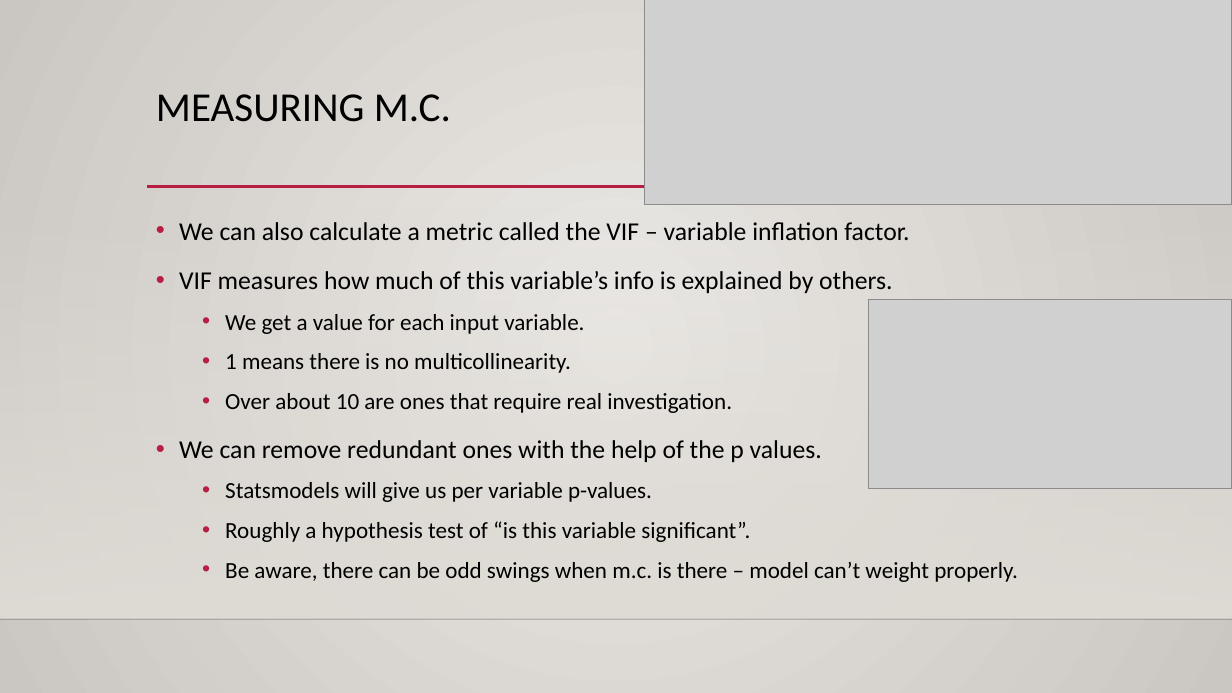
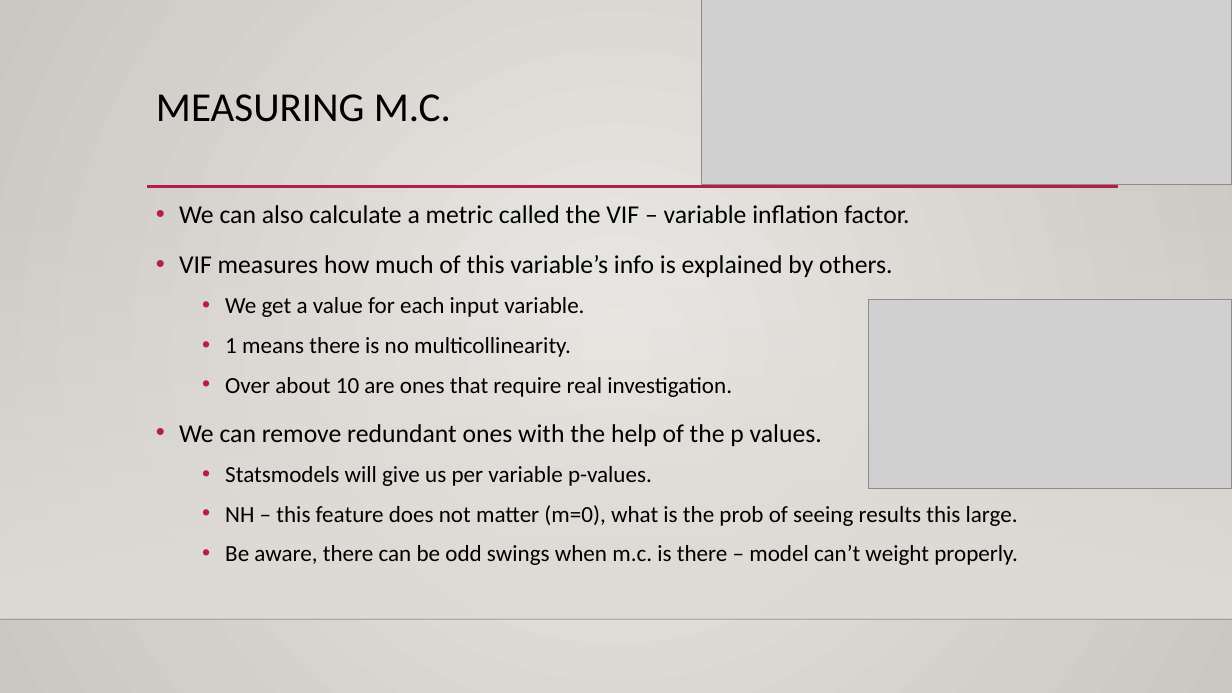
Before and after one commit to AkeemSemperDataScience/Basic_Stats_in_Python_Student_Repository, a slide deck: slide 28 of reference_material/slides/021_r_squared.pptx (slide 22 before the commit). Drawn at 1232x693 pixels with LibreOffice and Linux fonts; fonts in the diff are those of the drawing; grey boxes stand for pictures; background and template pictures are left out. Boxes give left, top, right and bottom in pixels: in the first picture for what was removed or moved away, otherwise in the second. Text is boxed around its words. In the diff, an @@ line names an element or a change of style, - is before the commit and + after.

```diff
--- a/reference_material/slides/021_r_squared.pptx
+++ b/reference_material/slides/021_r_squared.pptx
@@ picture: place and size @@
-picture at bbox=[645, 0, 1232, 204]
+picture at bbox=[701, 0, 1232, 185]
@@ text "We can also calculate a ...": place and size @@
-text "We can also calculate a ..." at bbox=[179, 222, 1018, 582]
+text "We can also calculate a ..." at bbox=[179, 205, 1018, 565]
@@ text at bbox=[225, 505, 1018, 526]: text changed @@
-  • Roughly a hypothesis test of “is this variable significant”.
+  • NH – this feature does not matter (m=0), what is the prob of seeing results this large.
```
Also in this commit, not shown: 7 other slides changed, 6 slides added, 5 other files.
